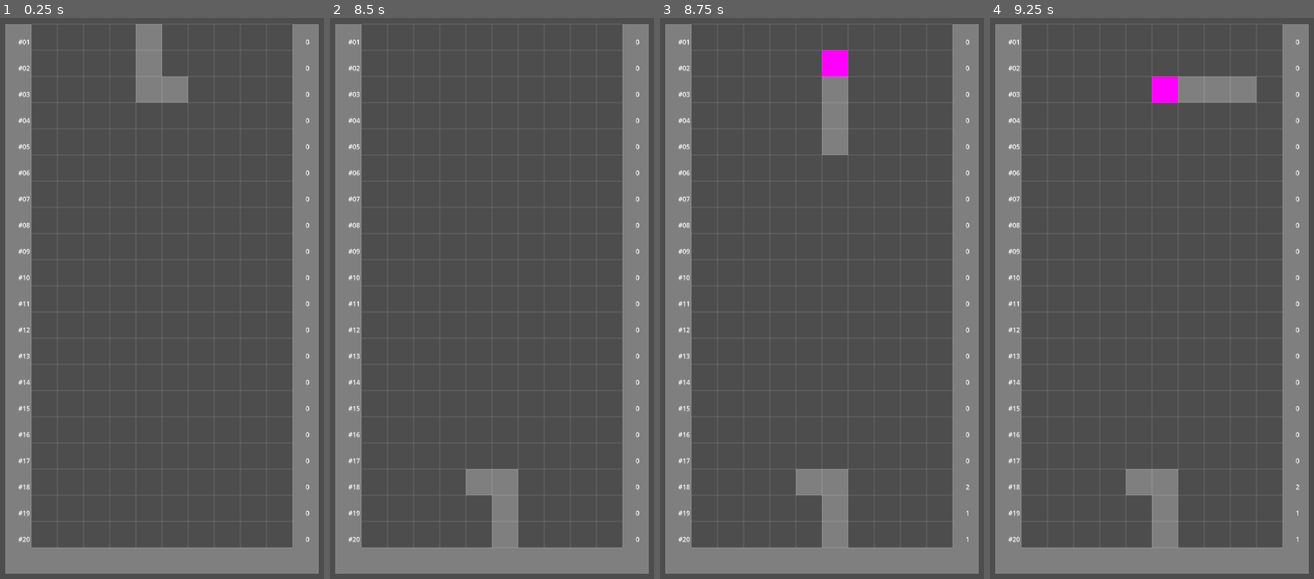
Above: before the commit, frames 1-4 (left to right).
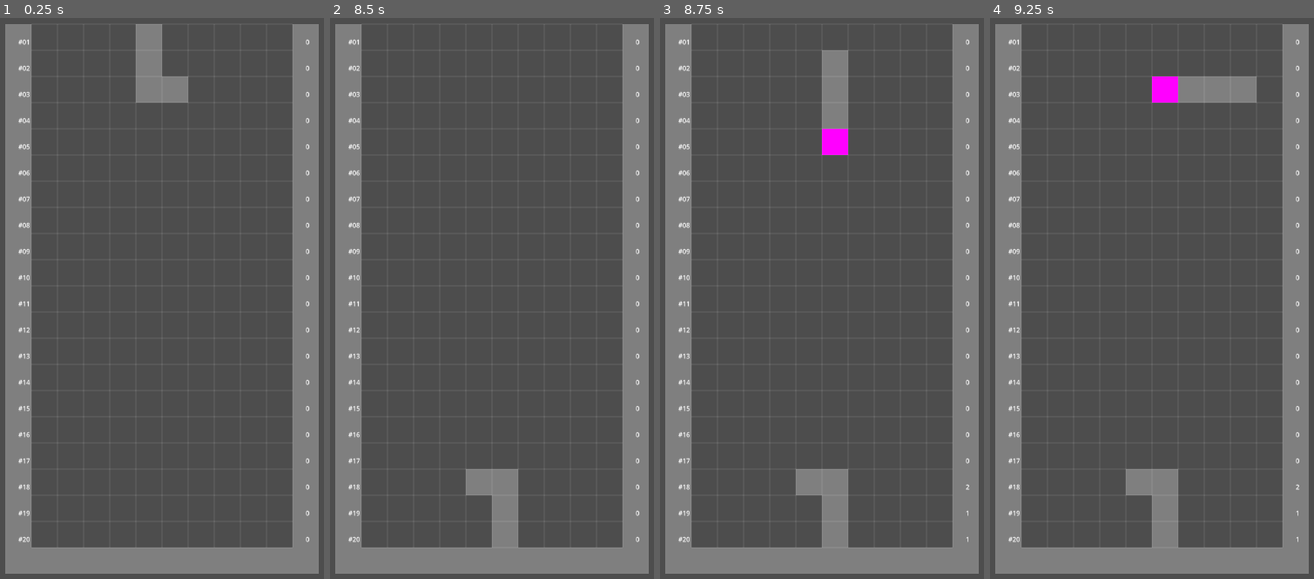
Above: after the commit, the same moments.

Repository: lacedon/mana-tetris
Game: Godot game, scene res://src/components/field/field.tscn
The game is run twice, just before and just after one commit, with the same random seed, the same clock (stepped at 60 frames per second) and the same inputs.
Inputs:
- Up to frame 1 (0.25 s): no input
- Up to frame 2 (8.5 s): tap Enter at 0.5, 2, 5 s; hold Right (move-right) 0.53-1.28 s; hold Up (rotate) 0.53-1.28 s; tap Space at 1.25, 2.75, 5.75 s; hold Left (move-left) 1.28-2.03 s; tap S (drop) at 1.35, 5.85 s; tap Up (rotate) at 1.55, 2.85, 3.8, 4.35, 6.05, 7.35, 8.3 s; hold Up (rotate) 2.03-2.78 s; hold Right (move-right) 2.03-3.53 s; hold S (drop) 3.53-4.28 s; hold Left (move-left) 3.53-5.78 s; hold Up (rotate) 5.03-5.78 s; hold Right (move-right) 5.78-8.03 s; hold Up (rotate) 6.53-7.28 s; hold Left (move-left) from 8.03 s (still down); hold S (drop) from 8.03 s (still down)
- Up to frame 3 (8.75 s): keep holding Left (move-left); keep holding S (drop)
- Up to frame 4 (9.25 s): keep holding Left (move-left); release S (drop) at 8.78 s; tap Up (rotate) at 8.85 s

Frames 1-2 are identical in both runs. In frame 3, 0.8% of the frame differs, in the area x 50-59%, y 5-25%; in frame 4, nothing differs.

Commit message:
Refactor figure to have module-based code

Diff:
--- a/src/components/field/cell_manager/cell_manager.gd
+++ b/src/components/field/cell_manager/cell_manager.gd
@@ -21,6 +21,7 @@
 
 func _set_figure_cells(figure: GameFigure) -> void:
     var figurePosition: Vector2 = figureNode.position
+    var figureCells: Array[CellNode] = figureNode.get_cells()
     var cellCount: int = figure.cells.size()
     for cellIndex in range(cellCount):
         var cell: GameCell = figure.cells[cellIndex]
@@ -33,7 +34,7 @@
         if isLastCell:
             cellInstance.connect(cellInstance.cell_ready.get_name(), _handle_last_cell_ready, CONNECT_ONE_SHOT)
 
-        var cellPosition: Vector2 = figurePosition + figureNode.cells[cellIndex].position
+        var cellPosition: Vector2 = figurePosition + figureCells[cellIndex].position
         var cellPositionInField: Vector2 = cellPosition / FieldConfig.cellSize
         cellInstance.name = "Cell" + str(cellPositionInField)
         cellInstance.set_cell_type(cell.cellType)
--- /dev/null
+++ b/src/components/figure/cell_manager/cell_manager.gd
@@ -0,0 +1,53 @@
+extends Node
+
+const CellScene = preload("res://src/components/cell/cell.tscn")
+const CellNode = preload("res://src/components/cell/cell.gd")
+
+var cells: Array[CellNode] = []
+
+func _add_missing_cells(figureArea: int) -> void:
+    var cellCount = cells.size()
+    if cellCount < figureArea:
+        for index in range(cellCount, figureArea):
+            var cellInstance: CellNode = CellScene.instantiate() as CellNode
+            cellInstance.name = "Cell#" + str(index)
+            cellInstance.isVirtual = true
+            cellInstance.hide()
+            cells.append(cellInstance)
+            add_child(cellInstance)
+
+func _get_cell_position(rotationMode: int, index: int, figureSize: Vector2) -> Vector2:
+    var x: int = index % int(figureSize.x)
+    var y: int = floor(index / figureSize.x)
+    if rotationMode == 1: # 90 degrees
+        return Vector2(y, figureSize.x - 1 - x)
+    elif rotationMode == 2: # 180 degrees
+        return Vector2(figureSize.x - 1 - x, figureSize.y - 1 - y)
+    elif rotationMode == 3: # 270 degrees
+        return Vector2(figureSize.y - 1 - y, x)
+    else: # 0 degrees
+        return Vector2(x, y)
+
+func _set_up_figure_cells(rotationMode: int, figureArea: int, figure: GameFigure) -> void:
+    for index in range(figureArea):
+        var cellType: GameCell.CELL_TYPES = figure.get_cell_type(index)
+        var cell: CellNode = cells[index]
+        if cellType == GameCell.CELL_TYPES.EMPTY:
+            cell.hide()
+        else:
+            cell.show()
+            cell.set_cell_type(cellType)
+            cell.position = _get_cell_position(rotationMode, index, figure.size) * FieldConfig.cellSize
+
+func _hide_unused_cells(figureArea: int) -> void:
+    for index in range(figureArea, cells.size()):
+        cells[index].hide()
+
+func set_up_cells(rotationMode: int, figure: GameFigure) -> void:
+    var figureArea: int = figure.get_area()
+    _add_missing_cells(figureArea)
+    _set_up_figure_cells(rotationMode, figureArea, figure)
+    _hide_unused_cells(figureArea)
+
+func get_cells() -> Array[CellNode]:
+    return cells
--- /dev/null
+++ b/src/components/figure/cell_manager/cell_manager.tscn
@@ -0,0 +1,6 @@
+[gd_scene load_steps=2 format=3 uid="uid://b67jfhf1j5spl"]
+
+[ext_resource type="Script" uid="uid://pruabdfuxxxf" path="res://src/components/figure/cell_manager/cell_manager.gd" id="1_2t460"]
+
+[node name="CellManager" type="Node2D"]
+script = ExtResource("1_2t460")
--- a/src/components/figure/figure.gd
+++ b/src/components/figure/figure.gd
@@ -1,103 +1,36 @@
 extends Node2D
 
-const CellScene = preload("res://src/components/cell/cell.tscn")
 const CellNode = preload("res://src/components/cell/cell.gd")
+const CellManager = preload("res://src/components/figure/cell_manager/cell_manager.gd")
+const MoveManager = preload("res://src/components/figure/move_manager/move_manager.gd")
 
 signal figure_set(figure: GameFigure)
 
 @export var figure: GameFigure
 
-@onready var rayCast2D: RayCast2D = $RayCast2D
-
-var cells: Array[CellNode] = []
-var rotationMode: int = 0
+@onready var cellManager: CellManager = $CellManager
+@onready var moveManager: MoveManager = $MoveManager
 
 func _ready() -> void:
-    _define_ray_cast_2d()
-
-func _add_missing_cells(figureArea: int = figure.get_area()) -> void:
-    var cellCount = cells.size()
-    if cellCount < figureArea:
-        for index in range(cellCount, figureArea):
-            var cellInstance: CellNode = CellScene.instantiate() as CellNode
-            cellInstance.name = "Cell#" + str(index)
-            cellInstance.isVirtual = true
-            cellInstance.hide()
-            cells.append(cellInstance)
-            add_child(cellInstance)
-
-            if (rayCast2D):
-                rayCast2D.add_exception(cellInstance.get_collision_object())
-
-func _get_cell_position(index: int, figureSize: Vector2) -> Vector2:
-    var x: int = index % int(figureSize.x)
-    var y: int = floor(index / figureSize.x)
-    if rotationMode == 1: # 90 degrees
-        return Vector2(y, figureSize.x - 1 - x)
-    elif rotationMode == 2: # 180 degrees
-        return Vector2(figureSize.x - 1 - x, figureSize.y - 1 - y)
-    elif rotationMode == 3: # 270 degrees
-        return Vector2(figureSize.y - 1 - y, x)
-    else: # 0 degrees
-        return Vector2(x, y)
-
-func _set_up_figure_cells(figureArea: int = figure.get_area()) -> void:
-    for index in range(figureArea):
-        var cellType: GameCell.CELL_TYPES = figure.get_cell_type(index)
-        var cell: CellNode = cells[index]
-        if cellType == GameCell.CELL_TYPES.EMPTY:
-            cell.hide()
-        else:
-            cell.show()
-            cell.set_cell_type(cellType)
-            cell.position = _get_cell_position(index, figure.size) * FieldConfig.cellSize
-
-func _hide_unused_cells(figureArea: int = figure.get_area()) -> void:
-    for index in range(figureArea, cells.size()):
-        cells[index].hide()
-
-func _define_ray_cast_2d() -> void:
-    if !rayCast2D || !figure: return
-    rayCast2D.position = Vector2(float(figure.size.x) / 2, 0) * FieldConfig.cellSize
-
-    for cell in cells:
-        rayCast2D.add_exception(cell.get_collision_object())
-
-func _can_move_side(xDirection: int) -> bool:
-    return _can_move_to(Vector2(xDirection * (float(figure.size.x) / 2) * FieldConfig.cellSize.x, 0))
-
-func _can_move_down() -> bool:
-    return _can_move_to(Vector2(0, (figure.size.y) * FieldConfig.cellSize.y))
-
-func _can_move_to(target: Vector2) -> bool:
-    if !rayCast2D: return false
-    rayCast2D.target_position = target
-    rayCast2D.force_raycast_update()
-    return !rayCast2D.is_colliding()
+    moveManager.init(figure)
+    cellManager.set_up_cells(moveManager.getMoveRotationMode(), figure)
 
 func set_figure(newFigure: GameFigure) -> void:
-    rotationMode = 0
+    figure = newFigure
 
-    figure = newFigure
-    var figureArea = figure.get_area()
-
-    _add_missing_cells(figureArea)
-    _set_up_figure_cells(figureArea)
-    _hide_unused_cells(figureArea)
-
-    _define_ray_cast_2d()
+    if cellManager: cellManager.set_up_cells(moveManager.getMoveRotationMode(), figure)
+    if moveManager: moveManager.init(figure, true)
 
 func move_down_figure() -> void:
-    if _can_move_down():
-        self.position.y += FieldConfig.cellSize.y
-    else:
-        emit_signal("figure_set", figure)
+    var hasMoved: bool = moveManager.move_down_figure(figure, self)
+    if !hasMoved: emit_signal("figure_set", figure)
 
 func move_figure_side(xDirection: int) -> void:
-    if _can_move_side(xDirection):
-        self.position.x += xDirection * FieldConfig.cellSize.x
+    moveManager.move_figure_side(figure, xDirection, self)
 
 func rotate_figure() -> void:
-    rotationMode = (rotationMode + 1) % 4
-    _set_up_figure_cells(figure.get_area())
-    pass
+    var hasRotated: bool = moveManager.rotate_figure(figure)
+    if hasRotated: cellManager.set_up_cells(moveManager.getMoveRotationMode(), figure)
+
+func get_cells() -> Array[CellNode]:
+    return cellManager.get_cells()
--- a/src/components/figure/figure.tscn
+++ b/src/components/figure/figure.tscn
@@ -1,11 +1,12 @@
-[gd_scene load_steps=2 format=3 uid="uid://b57y3wwhyr864"]
+[gd_scene load_steps=4 format=3 uid="uid://b57y3wwhyr864"]
 
 [ext_resource type="Script" uid="uid://do43n2jqisk1j" path="res://src/components/figure/figure.gd" id="1_b7ta8"]
+[ext_resource type="PackedScene" uid="uid://b67jfhf1j5spl" path="res://src/components/figure/cell_manager/cell_manager.tscn" id="2_her3s"]
+[ext_resource type="PackedScene" uid="uid://chnj8rr2rroam" path="res://src/components/figure/move_manager/move_manager.tscn" id="3_6ys1a"]
 
 [node name="Figure" type="Node2D"]
 script = ExtResource("1_b7ta8")
 
-[node name="RayCast2D" type="RayCast2D" parent="."]
-collision_mask = 7
-hit_from_inside = true
-collide_with_areas = true
+[node name="MoveManager" parent="." instance=ExtResource("3_6ys1a")]
+
+[node name="CellManager" parent="." instance=ExtResource("2_her3s")]
--- /dev/null
+++ b/src/components/figure/move_manager/move_manager.gd
@@ -0,0 +1,45 @@
+extends Node
+
+@onready var rayCast2D: RayCast2D = $RayCast2D
+
+var rotationMode: int = 0
+
+func _define_ray_cast_2d(figure: GameFigure) -> void:
+    if !rayCast2D || !figure: return
+    rayCast2D.position = Vector2(float(figure.size.x) / 2, 0) * FieldConfig.cellSize
+
+func _can_move_to(target: Vector2) -> bool:
+    if !rayCast2D: return false
+    rayCast2D.target_position = target
+    rayCast2D.force_raycast_update()
+    return !rayCast2D.is_colliding()
+
+func _can_move_side(figure: GameFigure, xDirection: int) -> bool:
+    return _can_move_to(Vector2(xDirection * (float(figure.size.x) / 2) * FieldConfig.cellSize.x, 0))
+
+func _can_move_down(figure: GameFigure) -> bool:
+    return _can_move_to(Vector2(0, (figure.size.y) * FieldConfig.cellSize.y))
+
+func init(figure: GameFigure, shouldResetMode: bool = false) -> void:
+    if shouldResetMode: rotationMode = 0
+    _define_ray_cast_2d(figure)
+
+func getMoveRotationMode() -> int:
+    return rotationMode
+
+func move_down_figure(figure: GameFigure, node: Node2D) -> bool:
+    if _can_move_down(figure):
+        node.position.y += FieldConfig.cellSize.y
+        return true
+    else:
+        return false
+
+func move_figure_side(figure: GameFigure, xDirection: int, node: Node2D) -> bool:
+    if _can_move_side(figure, xDirection):
+        node.position.x += xDirection * FieldConfig.cellSize.x
+        return true
+    return false
+
+func rotate_figure(_figure: GameFigure) -> bool:
+    rotationMode = (rotationMode + 1) % 4
+    return true
--- /dev/null
+++ b/src/components/figure/move_manager/move_manager.tscn
@@ -0,0 +1,11 @@
+[gd_scene load_steps=2 format=3 uid="uid://chnj8rr2rroam"]
+
+[ext_resource type="Script" uid="uid://bwjtfn0xi2kjn" path="res://src/components/figure/move_manager/move_manager.gd" id="1_wb5nm"]
+
+[node name="MoveManager" type="Node2D"]
+script = ExtResource("1_wb5nm")
+
+[node name="RayCast2D" type="RayCast2D" parent="."]
+collision_mask = 7
+hit_from_inside = true
+collide_with_areas = true
Not shown, added: src/components/figure/cell_manager/cell_manager.gd.uid
Not shown, added: src/components/figure/move_manager/move_manager.gd.uid
